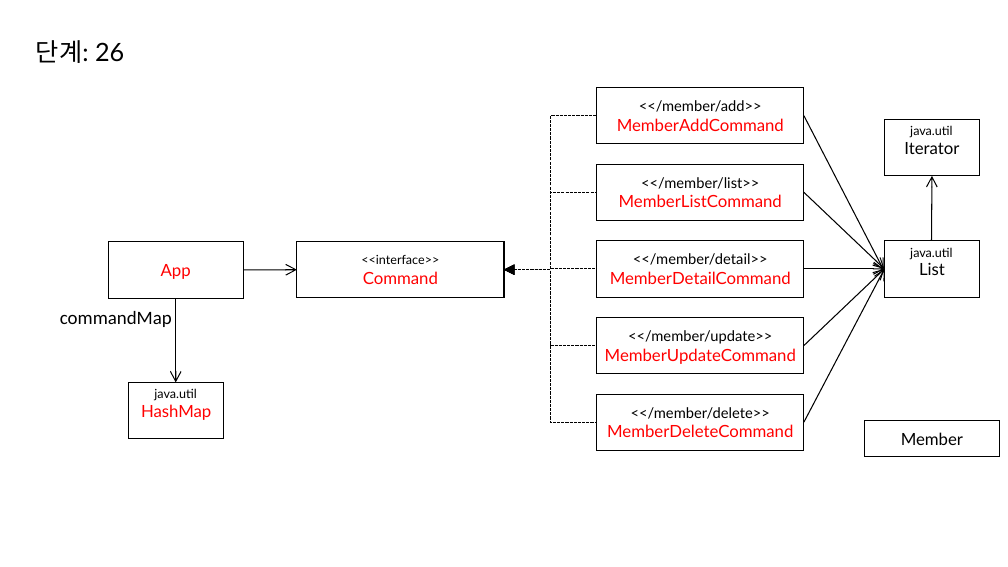
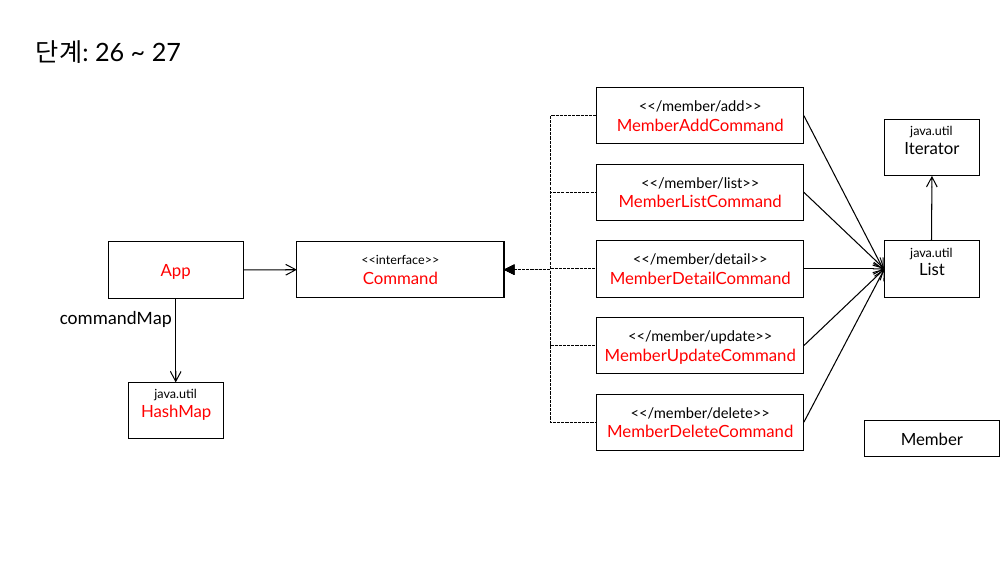
Before and after one commit to eomjinyoung/bitcamp-20191202, a slide deck: slide 22 of ClassDiagram.pptx. Drawn at 1008x567 pixels with LibreOffice and Linux fonts; fonts in the diff are those of the drawing. Boxes give left, top, right and bottom in pixels: in the first picture for what was removed or moved away, otherwise in the second. Text is boxed around its words. In the diff, an @@ line names an element or a change of style, - is before the commit and + after.

```diff
--- a/ClassDiagram.pptx
+++ b/ClassDiagram.pptx
@@ text at box(36, 40, 181, 63): text changed @@
-단계: 26
+단계: 26 ~ 27
```
Also in this commit, not shown: 1 other slide changed, 1 other file.
